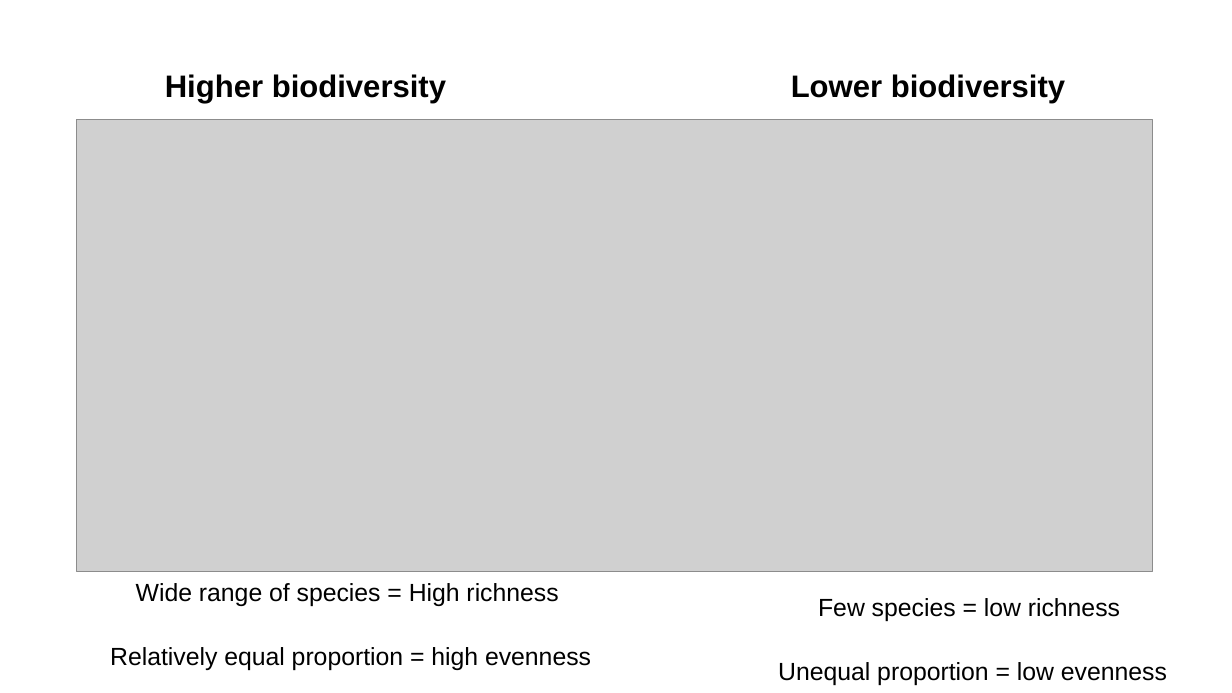
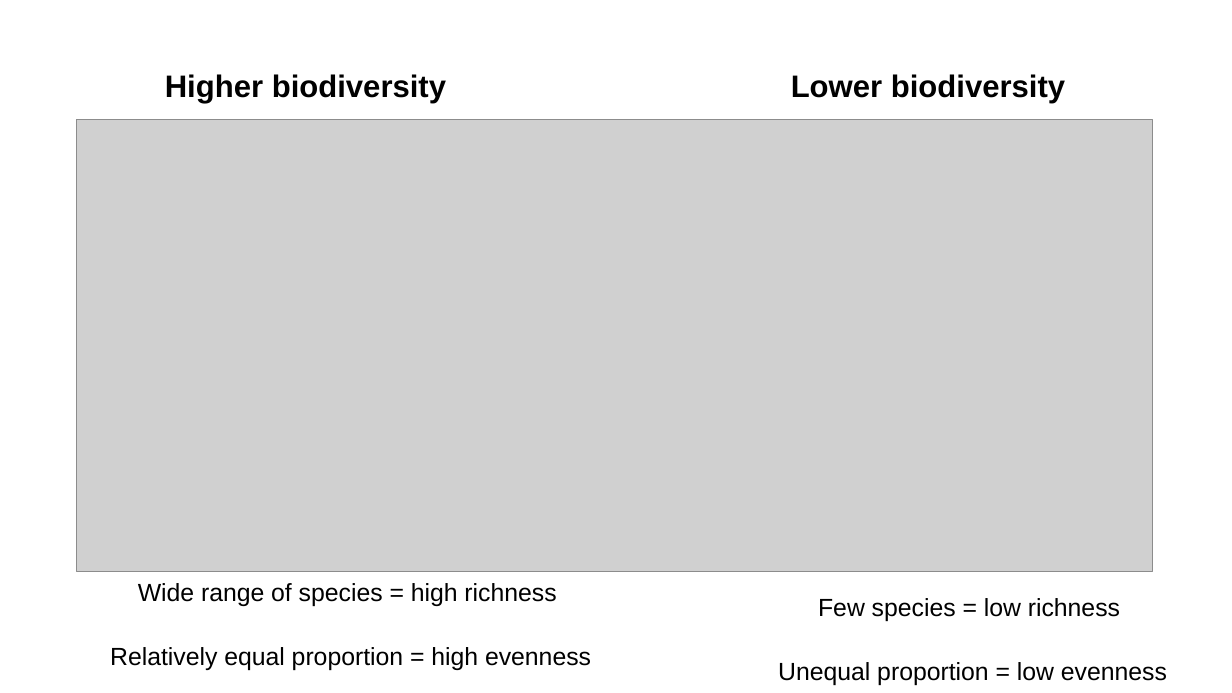
Before and after one commit to vincentmanz/Metagenomics_2024, a slide deck: slide 9 of Day_2/diversity indices.odp. Drawn at 1232x693 pixels with LibreOffice and Linux fonts; fonts in the diff are those of the drawing; grey boxes stand for pictures. Boxes give left, top, right and bottom in pixels: in the first picture for what was removed or moved away, otherwise in the second. Text is boxed around its words. In the diff, an @@ line names an element or a change of style, - is before the commit and + after.

```diff
--- a/Day_2/diversity indices.odp
+++ b/Day_2/diversity indices.odp
@@ text at box(138, 583, 556, 606): text changed @@
-Wide range of species = High richness
+Wide range of species = high richness
```
Also in this commit, not shown: 8 other slides changed, 18 slides added, 7 slides removed, 1 other file.
